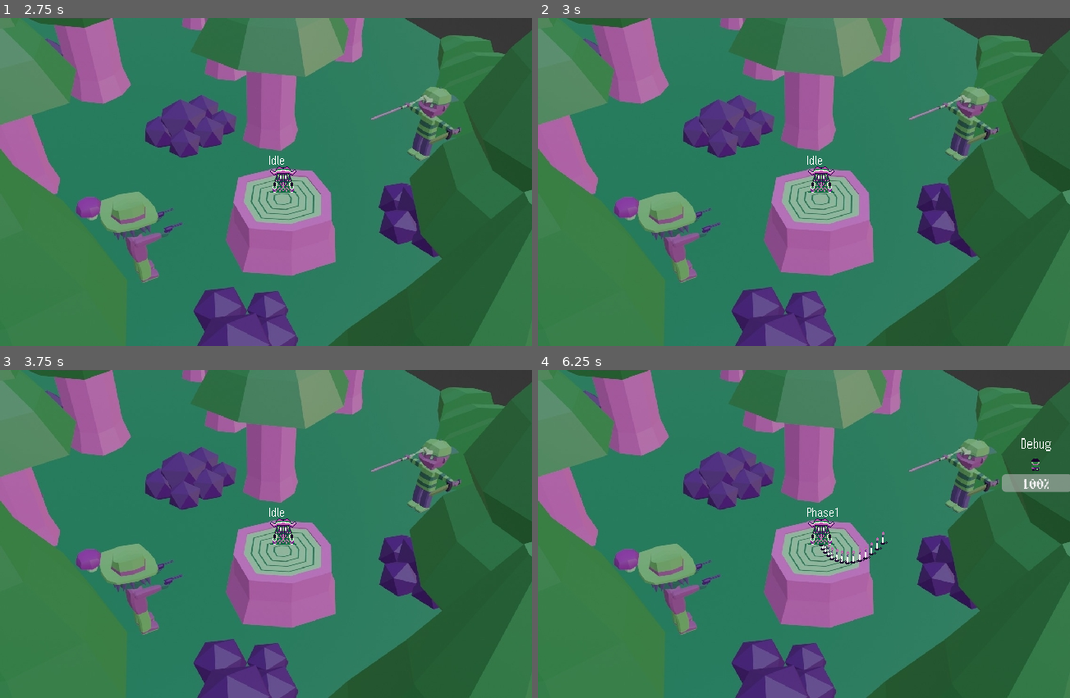
Above: before the commit, frames 1-4 (two rows, left to right).
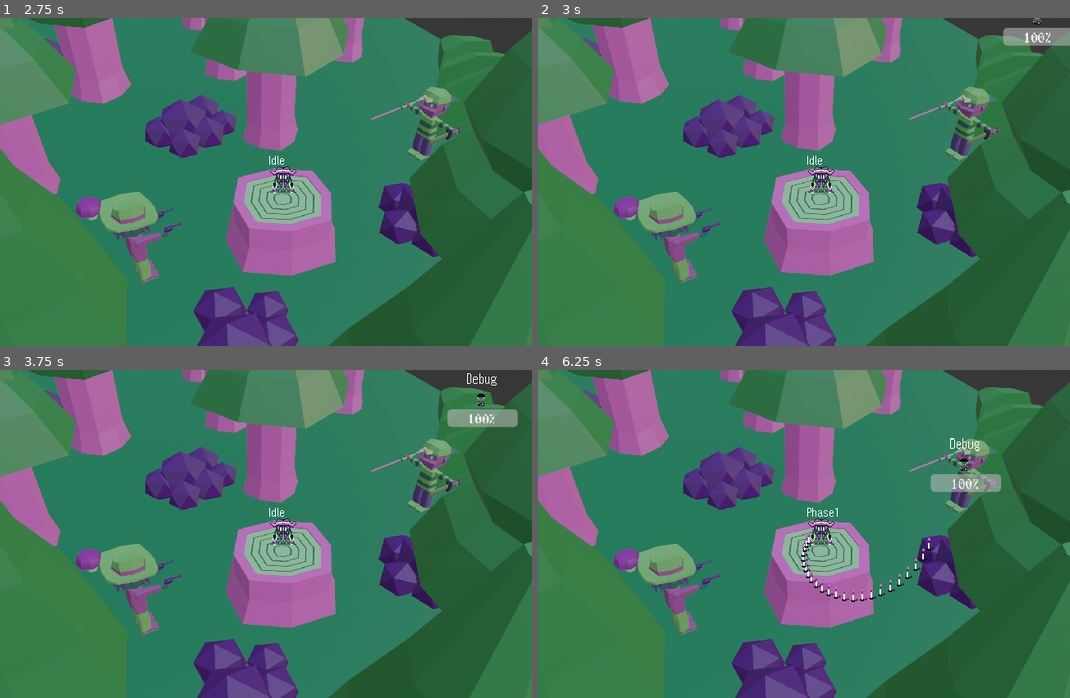
Above: after the commit, the same moments.

Repository: b4k4kozmo/bullet-hell-24
Game: Godot game, scene res://boss_room.tscn
The game is run twice, just before and just after one commit, with the same random seed, the same clock (stepped at 60 frames per second) and the same inputs.
Inputs:
- Up to frame 1 (2.75 s): tap Enter at 0.5 s; hold Right (ui_right) 0.53-1.28 s; hold Shift (walk) 0.53-1.28 s; hold Down (ui_down) 1.28-2.03 s; tap Shift (walk) at 1.35 s; hold Right (ui_right) from 2.03 s (still down); hold Shift (walk) from 2.03 s (still down)
- Up to frame 2 (3 s): tap R (restart, bound only after the commit) at 2.75 s; release Right (ui_right) at 2.78 s; release Shift (walk) at 2.78 s; hold Up (ui_up) from 2.78 s (still down); tap Shift (walk) at 2.85 s
- Up to frame 3 (3.75 s): tap R (restart, bound only after the commit) at 3.5 s; release Up (ui_up) at 3.53 s; hold Left (ui_left) from 3.53 s (still down); hold Shift (walk) from 3.53 s (still down)
- Up to frame 4 (6.25 s): tap R (restart, bound only after the commit) at 4.15 s; release Shift (walk) at 4.28 s; tap Shift (walk) at 4.35, 5.85 s; release Left (ui_left) at 5.03 s; hold Down (ui_down) 5.03-5.78 s; hold Shift (walk) 5.03-5.78 s; hold Right (ui_right) from 5.78 s (still down)

Frame 1 is identical in both runs. In frame 2, 0.7% of the frame differs, in the area x 87-100%, y 0-9%; in frame 3, 0.8%; in frame 4, 2.2%, in the area x 49-100%, y 20-71%.

Commit message:
Added Restart and lowered BGM volume

Diff:
--- a/bgm.tscn
+++ b/bgm.tscn
@@ -4,4 +4,5 @@
 
 [node name="BGM" type="AudioStreamPlayer"]
 stream = ExtResource("1_uschs")
+volume_db = -25.0
 autoplay = true
--- a/project.godot
+++ b/project.godot
@@ -42,6 +42,11 @@
 "events": [Object(InputEventKey,"resource_local_to_scene":false,"resource_name":"","device":-1,"window_id":0,"alt_press …(182 unchanged characters)…
 ]
 }
+restart={
+"deadzone": 0.5,
+"events": [Object(InputEventKey,"resource_local_to_scene":false,"resource_name":"","device":-1,"window_id":0,"alt_pressed":false,"shift_pressed":false,"ctrl_pressed":false,"meta_pressed":false,"pressed":false,"keycode":0,"physical_keycode":82,"key_label":0,"unicode":114,"echo":false,"script":null)
+]
+}
 
 [rendering]
 
--- a/scripts/Player.gd
+++ b/scripts/Player.gd
@@ -18,8 +18,13 @@
 	if health <= 0:
 		debug.text = "dead"
 	velocity = Input.get_vector("ui_left","ui_right","ui_up","ui_down") * speed
+
 	if Input.is_action_just_pressed("exit"):
 		get_tree().quit()
+
+	if Input.is_action_just_pressed("restart"):
+		restart()
+
 	move_and_slide()
 
 func set_status(bullet_type):
@@ -63,3 +68,6 @@
 	health -= 1
 	await get_tree().create_timer(2.5).timeout
 	speed = 250
+
+func restart():
+	get_tree().reload_current_scene()
